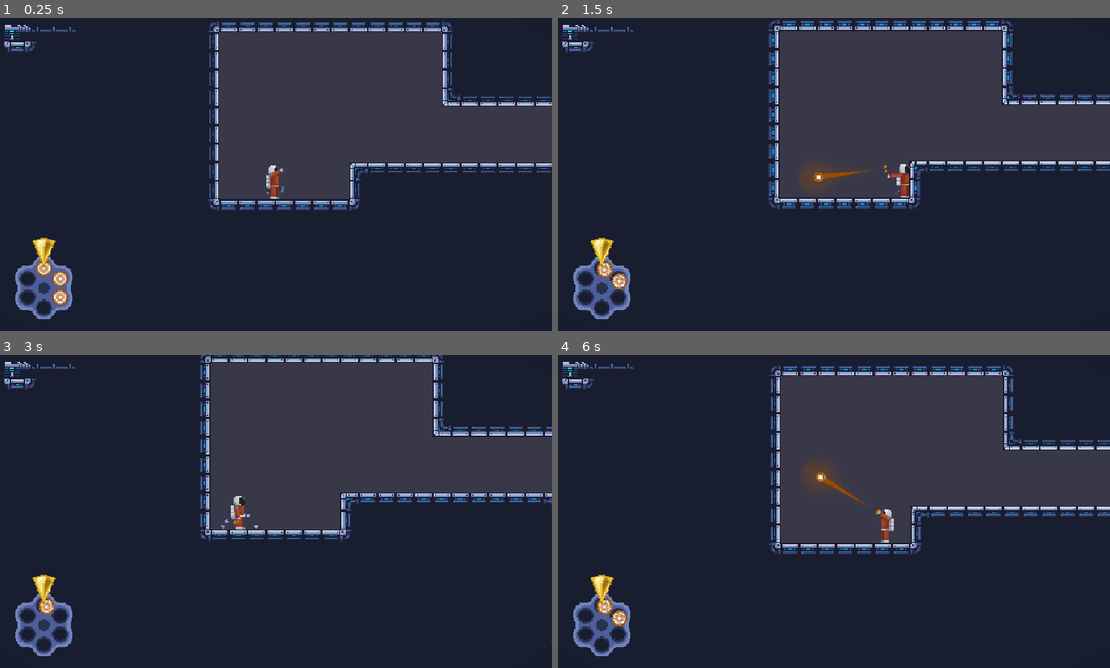
Above: before the commit, frames 1-4 (two rows, left to right).
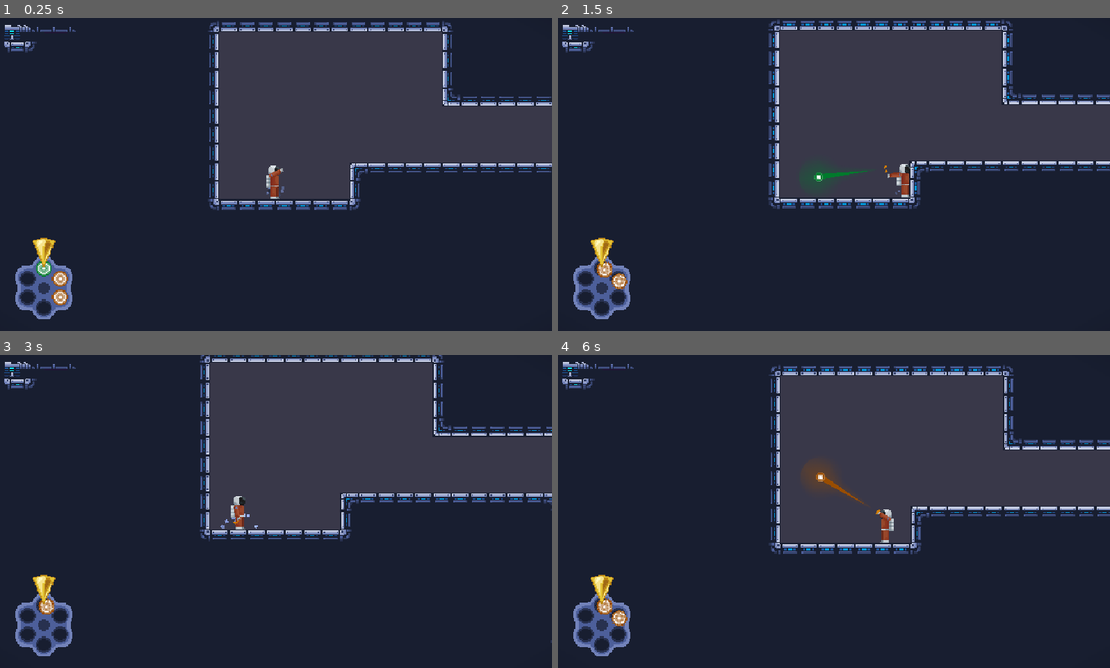
Above: after the commit, the same moments.

Repository: ygda-org/revolver
Game: Godot game, scene res://main/main.tscn
The game is run twice, just before and just after one commit, with the same random seed, the same clock (stepped at 60 frames per second) and the same inputs. The engine's default icon, where the game draws it, is replaced by a stand-in: a white triangle on a blue panel in a dark square. Sound files missing from this copy of the repository are replaced by a short silence.
Inputs (mouse positions are in pixels of both pictures, inside the frame that each line leads up to):
- Up to frame 1 (0.25 s): no input
- Up to frame 2 (1.5 s): tap Enter (ui_accept) at 0.5 s; move the mouse to (955, 158) at 0.52 s; hold S (drop) 0.53-1.28 s; hold D (right) from 0.53 s (still down); tap Space (jump) at 0.77 s; move the mouse to (718, 190) at 1.27 s; click (718, 190) at 1.35 s
- Up to frame 3 (3 s): tap Space (jump) at 1.52 s; move the mouse to (331, 442) at 2.02 s; release D (right) at 2.03 s; hold A (left) 2.03-2.78 s; hold S (drop) 2.03-2.78 s; move the mouse to (248, 574) at 2.77 s; hold D (right) from 2.78 s (still down); click (248, 574) at 2.85 s
- Up to frame 4 (6 s): tap Space (jump) at 3.02, 3.77, 4.52 s; move the mouse to (999, 558) at 3.52 s; hold S (drop) 3.53-4.28 s; tap R (reload) at 4.15 s; move the mouse to (662, 464) at 4.27 s; release D (right) at 4.28 s; hold A (left) 4.28-5.03 s; click (662, 464) at 4.35 s; move the mouse to (861, 511) at 5.02 s; hold D (right) 5.03-5.78 s; hold S (drop) 5.03-5.78 s; move the mouse to (751, 433) at 5.77 s; hold A (left) from 5.78 s (still down); click (751, 433) at 5.85 s

The runs differ from the first frame. In frame 1, less than 0.1% of the frame differs, in the area x 6-10%, y 77-83%; in frame 2, 1.0%, in the area x 38-100%, y 0-61%; in frame 3, 0.4%; in frame 4, 0.2%.

Commit message:
AAAAAHHH

Diff:
--- a/globals/game_state.gd
+++ b/globals/game_state.gd
@@ -47,7 +47,7 @@
 
 	# for testing
 	#active_barrel[1] = load("uid://cwxsvraxetjx4")
-	#active_barrel[0] = load("uid://j7i656l337qq")
+	active_barrel[0] = load("uid://7cuhekfwvfcx")
 	#active_barrel[2] = load("uid://dcemdey3p3kex")
 
 ## cycle bullet by dir, then mod by barrel size
--- a/player/bullet/bullet.gd
+++ b/player/bullet/bullet.gd
@@ -71,6 +71,11 @@
 	if resource.called_in_process:
 		effect_methods[resource.effect].call()
 
+
+func _physics_process(delta):
+	for ray: RayCast2D in $RicoCasts.get_children():
+		ray.position = -vel * delta
+
 func _on_body_entered(body: Object):
 	if resource.invisible_and_no_collision:
 		return
@@ -92,8 +97,21 @@
 			call_deferred("queue_free")
 			return
 		# ricochet
-		var maxis: int = global_position.direction_to(body.global_position).max_axis_index()
-		direction = direction.bounce([Vector2(1,0), Vector2(0,1)][maxis])
+		#for ray: RayCast2D in $RicoCasts.get_children():
+		#	ray.force_raycast_update()
+		var normal_vec: Vector2 = Vector2(0,0)
+		var vert: bool = $RicoCasts/DownCast.is_colliding() or $RicoCasts/UpCast.is_colliding()
+		var horiz: bool = $RicoCasts/LeftCast.is_colliding() or $RicoCasts/RightCast.is_colliding()
+		if vert:
+			normal_vec.y = 1
+		if horiz:
+			normal_vec.x = 1
+		normal_vec = normal_vec.normalized()
+		if vert and horiz:
+			direction *= -1
+		else:
+			direction = direction.bounce(normal_vec)
+
 		vel = direction * resource.speed
 		return
 	enemy_component.hit(damage)
--- a/player/bullet/bullet.tscn
+++ b/player/bullet/bullet.tscn
@@ -66,6 +66,20 @@
 [node name="Trail" parent="." unique_id=786189251 instance=ExtResource("3_3vq7f")]
 lighting_length = 12
 
+[node name="RicoCasts" type="Node2D" parent="." unique_id=1258624372]
+
+[node name="RightCast" type="RayCast2D" parent="RicoCasts" unique_id=64588311]
+target_position = Vector2(20, 0)
+
+[node name="LeftCast" type="RayCast2D" parent="RicoCasts" unique_id=1933852895]
+target_position = Vector2(-20, 0)
+
+[node name="DownCast" type="RayCast2D" parent="RicoCasts" unique_id=1009419072]
+target_position = Vector2(0, 20)
+
+[node name="UpCast" type="RayCast2D" parent="RicoCasts" unique_id=1834015421]
+target_position = Vector2(0, -20)
+
 [connection signal="area_entered" from="." to="." method="_on_area_entered"]
 [connection signal="body_entered" from="." to="." method="_on_body_entered"]
 [connection signal="timeout" from="LifeTime" to="." method="_on_life_time_timeout"]
